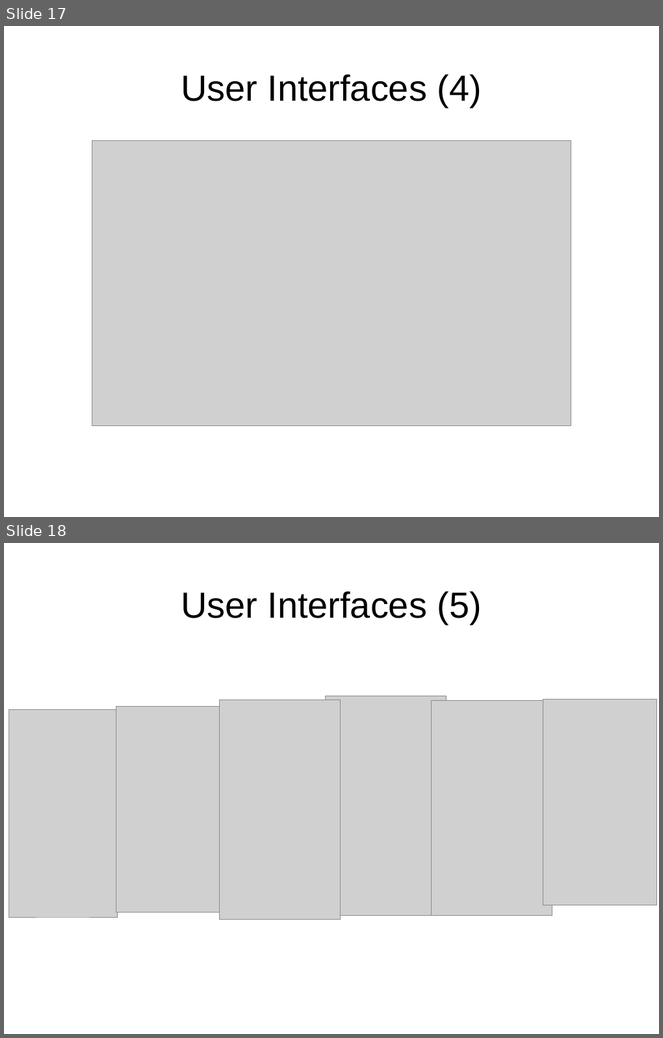
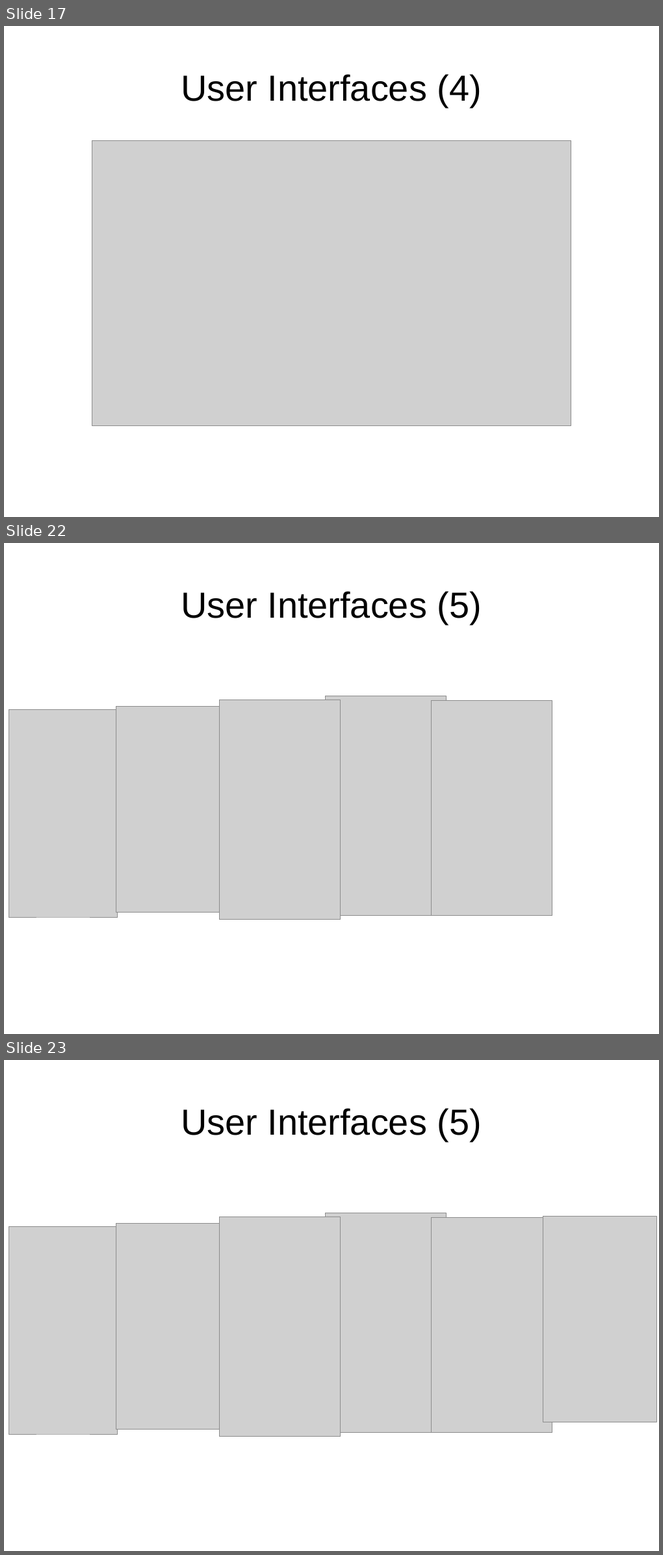
Before and after one commit to Lara17/SoftEng2_15-16, a slide deck: presentations/rasd presentation.odp. Shown one above the other, each under a label of ours: slides 17 and 18 before the commit, slides 17, 22 and 23 after it; the slides between them are not shown. The pictures are 663x1038 and 663x1555 pixels, drawn with LibreOffice and Linux fonts; fonts in the diff are those of the drawing; grey boxes stand for pictures. Boxes give left, top, right and bottom in pixels: in the first picture for what was removed or moved away, otherwise in the second. Text is boxed around its words. In the diff, an @@ line names an element or a change of style, - is before the commit and + after.

Commit message:
added rotated alloy graph for presentationd and adjusted slide on user interfaces

```diff
--- a/presentations/rasd presentation.odp
+++ b/presentations/rasd presentation.odp
@@ slide 22 added at bbox=[4, 543, 659, 1034], background #FFFFFF @@
@@ title added at bbox=[181, 591, 481, 624], 44 pt, text #000000 @@
+User Interfaces (5)
@@ picture added at bbox=[325, 696, 447, 916] @@
@@ picture added at bbox=[9, 709, 118, 917] @@
@@ picture added at bbox=[116, 707, 229, 913] @@
@@ picture added at bbox=[219, 700, 341, 920] @@
@@ picture added at bbox=[432, 700, 552, 916] @@
@@ what was slide 18 is now slide 23 @@
```
Also in this commit, not shown: 2 slides changed, 10 other slides added, 3 other files.
